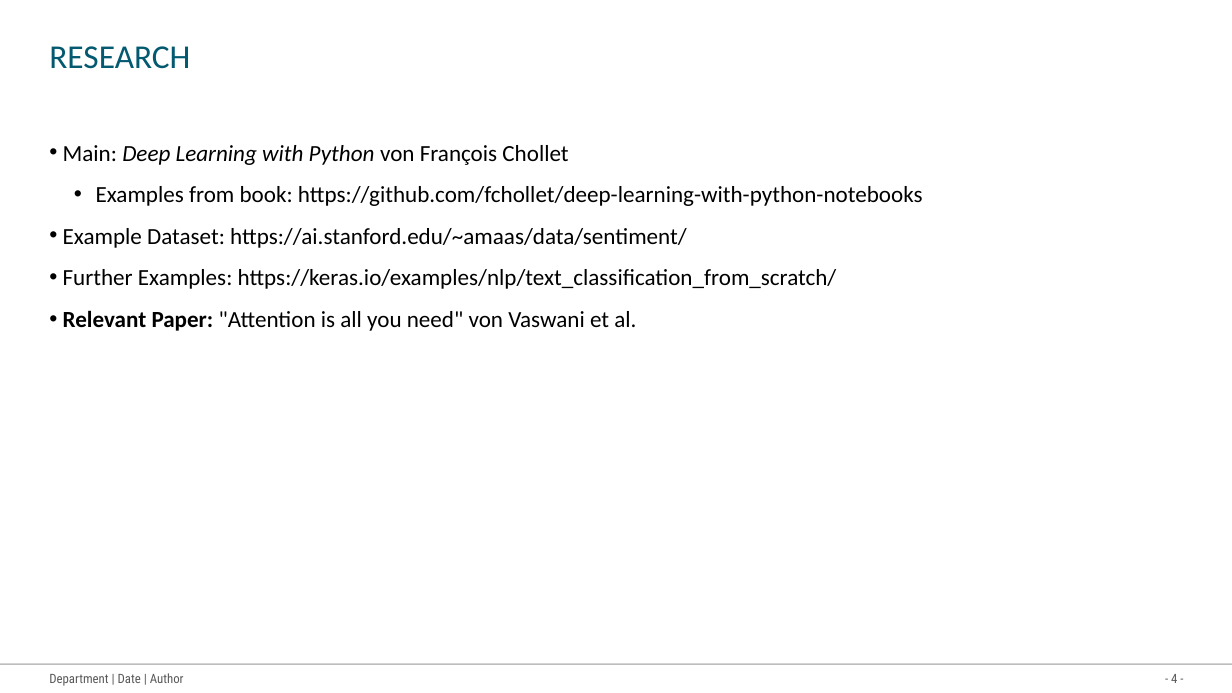
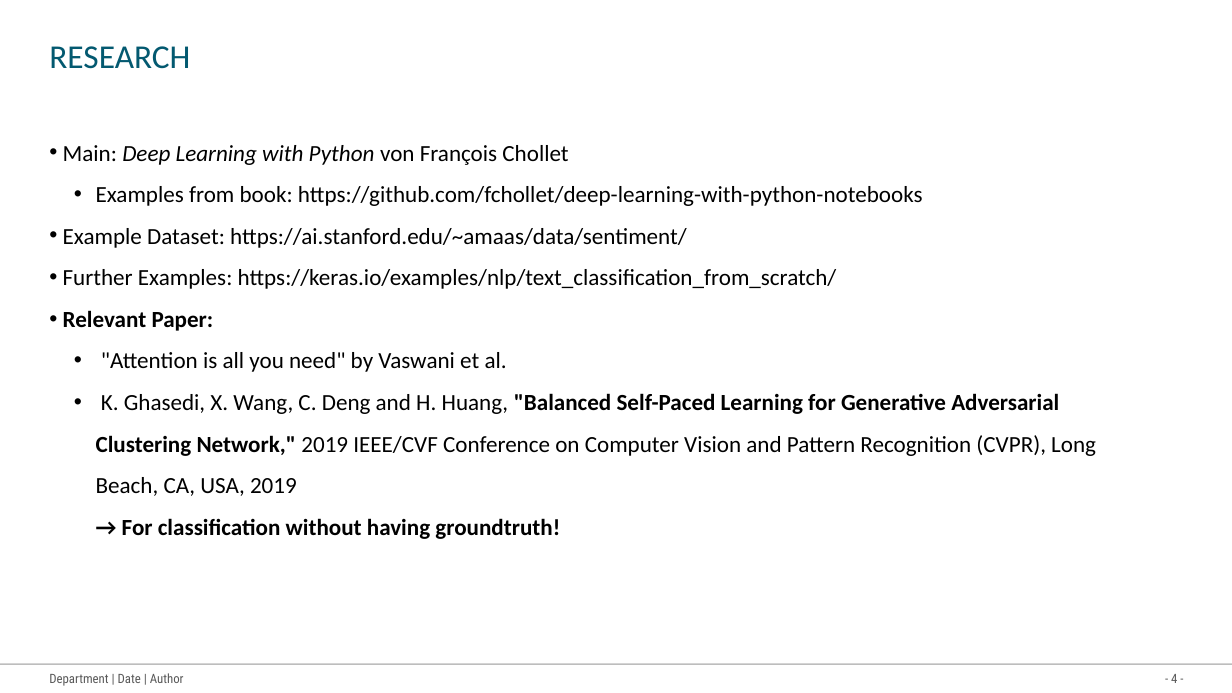
Before and after one commit to Werrwolf/bachelor-thesis, a slide deck: slide 4 of dokumentation_things/Roadmap Bachelor thesis.pptx. Drawn at 1232x693 pixels with LibreOffice and Linux fonts; fonts in the diff are those of the drawing. Boxes give left, top, right and bottom in pixels: in the first picture for what was removed or moved away, otherwise in the second. Text is boxed around its words. In the diff, an @@ line names an element or a change of style, - is before the commit and + after.

```diff
--- a/dokumentation_things/Roadmap Bachelor thesis.pptx
+++ b/dokumentation_things/Roadmap Bachelor thesis.pptx
@@ text at bbox=[63, 310, 1096, 539]: text changed @@
-• Relevant Paper: "Attention is all you need" von Vaswani et al.
+• Relevant Paper:
+  • "Attention is all you need" by Vaswani et al.
+  • K. Ghasedi, X. Wang, C. Deng and H. Huang, "Balanced Self-Paced Learning for Generative Adversarial Clustering Network," 2019 IEEE/CVF Conference on Computer Vision and Pattern Recognition (CVPR), Long Beach, CA, USA, 2019
+  → For classification without having groundtruth!
```
Also in this commit, not shown: 1 other slide changed, 8 other files.
